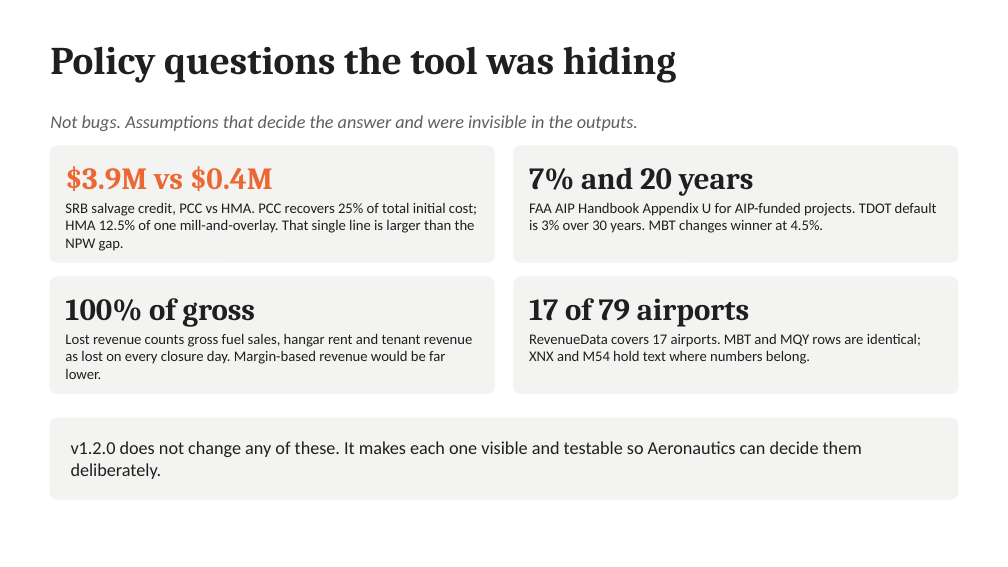
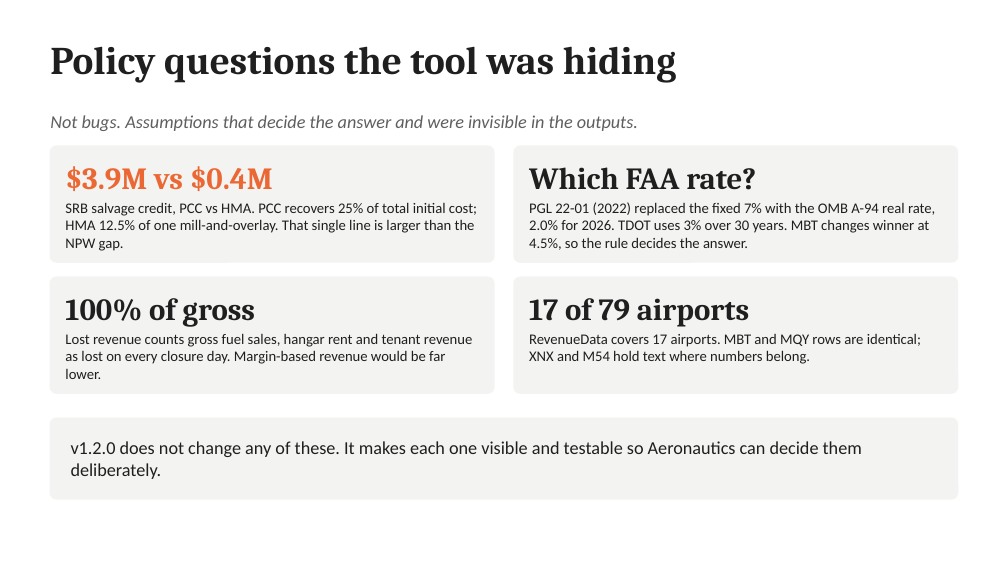
Before and after one commit to JosephD130/lcca-dashboard, a slide deck: slide 6 of tdot-lcca/TDOT_LCCA_Review_and_v1.2.0_Update.pptx. Drawn at 1008x567 pixels with LibreOffice and Linux fonts; fonts in the diff are those of the drawing. Boxes give left, top, right and bottom in pixels: in the first picture for what was removed or moved away, otherwise in the second. Text is boxed around its words. In the diff, an @@ line names an element or a change of style, - is before the commit and + after.

```diff
--- a/tdot-lcca/TDOT_LCCA_Review_and_v1.2.0_Update.pptx
+++ b/tdot-lcca/TDOT_LCCA_Review_and_v1.2.0_Update.pptx
@@ text at [529, 167, 756, 190]: text changed @@
-7% and 20 years
+Which FAA rate?
@@ text at [529, 202, 935, 250]: text changed @@
-FAA AIP Handbook Appendix U for AIP-funded projects. TDOT default is 3% over 30 years. MBT changes winner at 4.5%.
+PGL 22-01 (2022) replaced the fixed 7% with the OMB A-94 real rate, 2.0% for 2026. TDOT uses 3% over 30 years. MBT changes winner at 4.5%, so the rule decides the answer.
```
Also in this commit, not shown: 3 other slides changed, 2 slides added, 1 slide removed, 22 other files.
